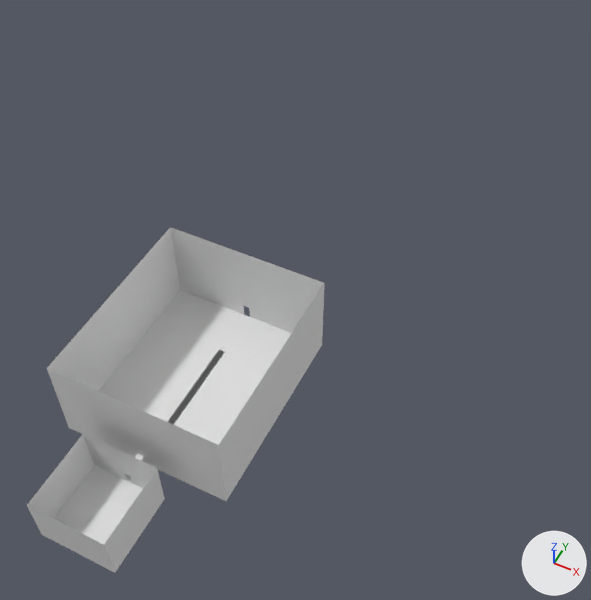
Before and after pictures for a commit that changed the Blender file Assets/Models/Level.blend.
The view is the same before and after, from a 50 mm lens placed at (158.0, -119.0, 347.0), pointed at (36.0, 123.0, 44.0). The axes (+X, +Y, +Z) are drawn at lower right. The lights are the same throughout.
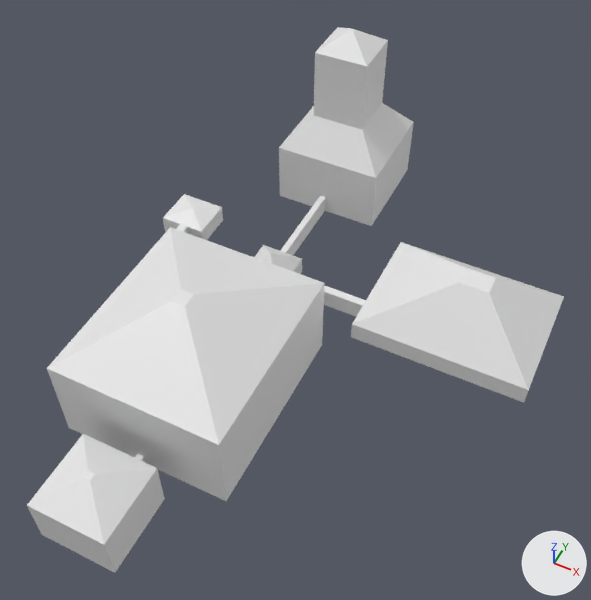
Where the change shows, as pixel boxes [x1, y1, x2, y2] in the pictures (591 x 600 px):
'Plane', reshaped (80% wider, 58% taller): before [27, 227, 325, 573]; after [27, 27, 564, 573]

The change, as a diff of the scene's bpy script:
```diff
--- a/Assets/Models/Level.blend.py
+++ b/Assets/Models/Level.blend.py
@@ me_plane @@
 # used by ob_plane; location = (0.0, 0.0, 0.0); scale = (20.0, 20.0, 20.0)
-me_plane.from_pydata(...)  # 125 vertices, 93 faces, 3 loose edges; spans x -2.19..2.32, y -1.0..6.8, z 0.0..2.45
+me_plane.from_pydata(...)  # 326 vertices, 276 faces, 3 loose edges; spans x -3.9..7.73, y -1.0..14.74, z 0.0..5.43
+# me_plane part 1
+# 18 vertices are removed from x -2.19..2.32, y 1.58..6.8, z 0.0..2.45
+# 68 faces are deleted
+# 1 loose edge is deleted
+# 1 vertex moves from x -2.19, y 6.8, z 2.45 to x -0.13, y 4.22, z 3.54
+# 149 vertices are added at x -3.9..7.73, y -0.09..14.74, z 0.0..5.43
+# 47 new vertices lie (0.0, 0.0, 0.55) away from vertices in x -3.9..7.73, y 7.39..14.74, z 0.0
+# 8 new vertices lie (0.0, 0.0, 1.36) away from vertices in x -1.51..1.68, y 11.71..14.74, z 0.55
+# 8 new vertices lie (0.0, 0.0, 2.09) away from vertices in x -0.72..0.85, y 12.47..13.98, z 2.84
+# 7 new vertices lie (0.18, 0.0, 0.0) away from vertices in x -0.09..0.05, y -0.09..8.34, z 0.0..3.54
+# 1 loose edge is added
+# 251 new faces join them
```
